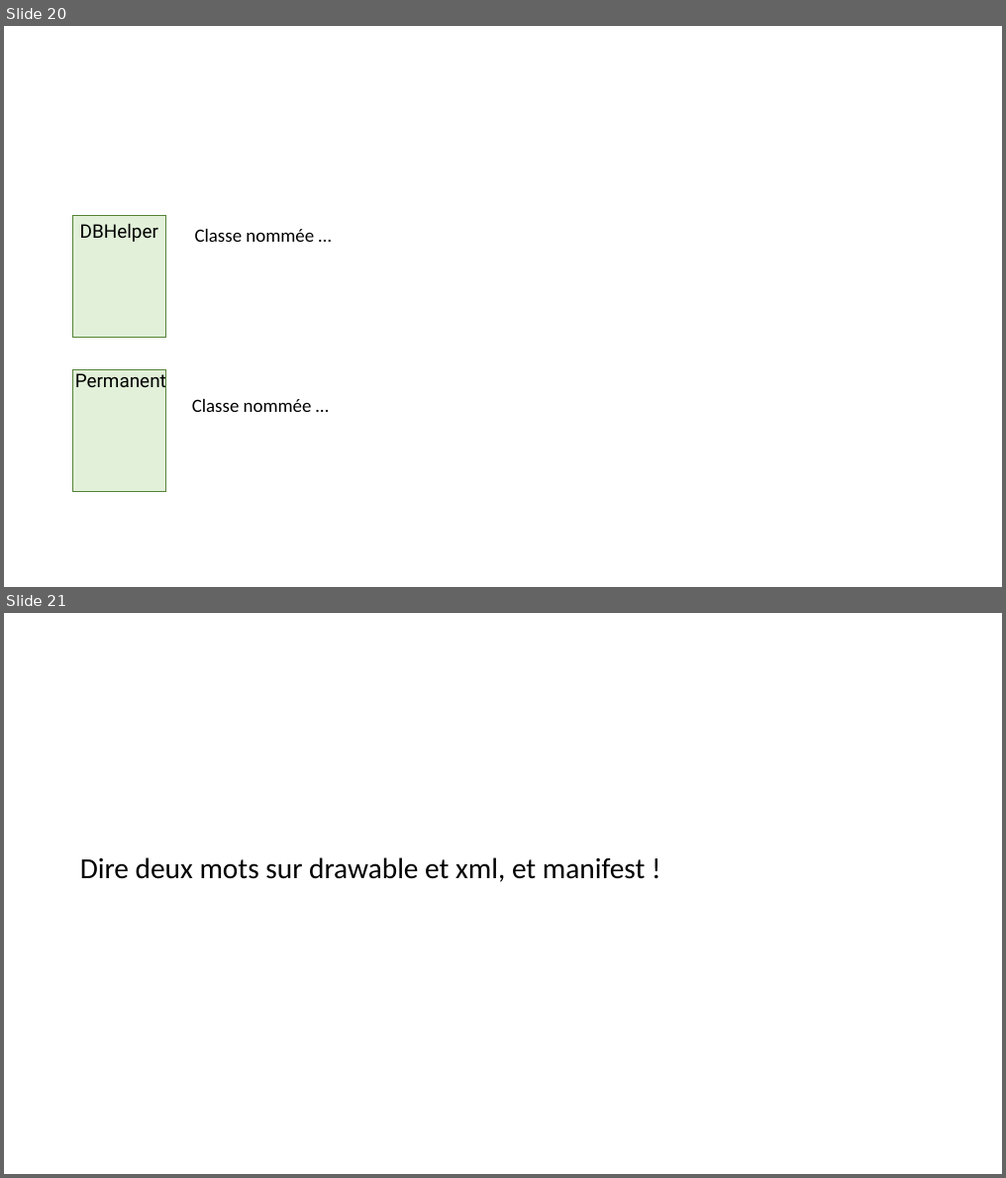
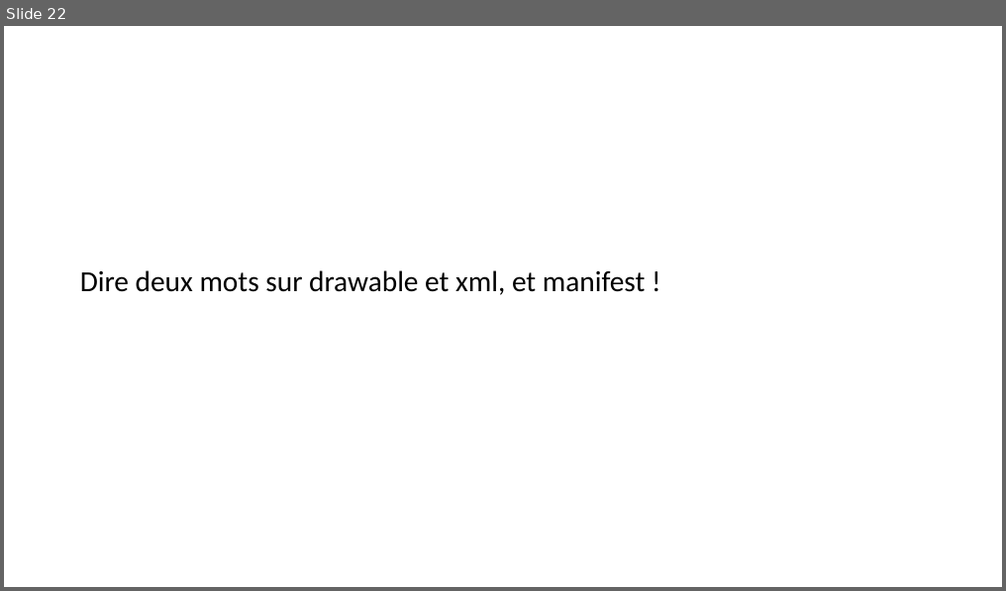
Before and after one commit to hellgheast/AndroidCityResto, a slide deck: CityResto.pptx. Shown one above the other, each under a label of ours: slides 20 and 21 before the commit, slide 22 after it. The pictures are 1006x1178 and 1006x591 pixels, drawn with LibreOffice and Linux fonts; fonts in the diff are those of the drawing. Boxes give left, top, right and bottom in pixels: in the first picture for what was removed or moved away, otherwise in the second. Text is boxed around its words. In the diff, an @@ line names an element or a change of style, - is before the commit and + after.

```diff
--- a/CityResto.pptx
+++ b/CityResto.pptx
@@ slide 20 removed at (4,26,1002,587), background #FFFFFF @@
@@ rectangle removed at (73,216,166,338) @@
@@ text removed at (80,223,158,242) @@
-DBHelper
@@ text removed at (195,229,314,242) @@
-Classe nommée …
@@ rectangle removed at (73,370,166,491) @@
@@ text removed at (75,371,166,393) @@
-Permanent
@@ text removed at (192,399,312,412) @@
-Classe nommée …
@@ what was slide 21 is now slide 22 @@
```
Also in this commit, not shown: 7 slides changed, 3 slides added, 1 other slide removed.
